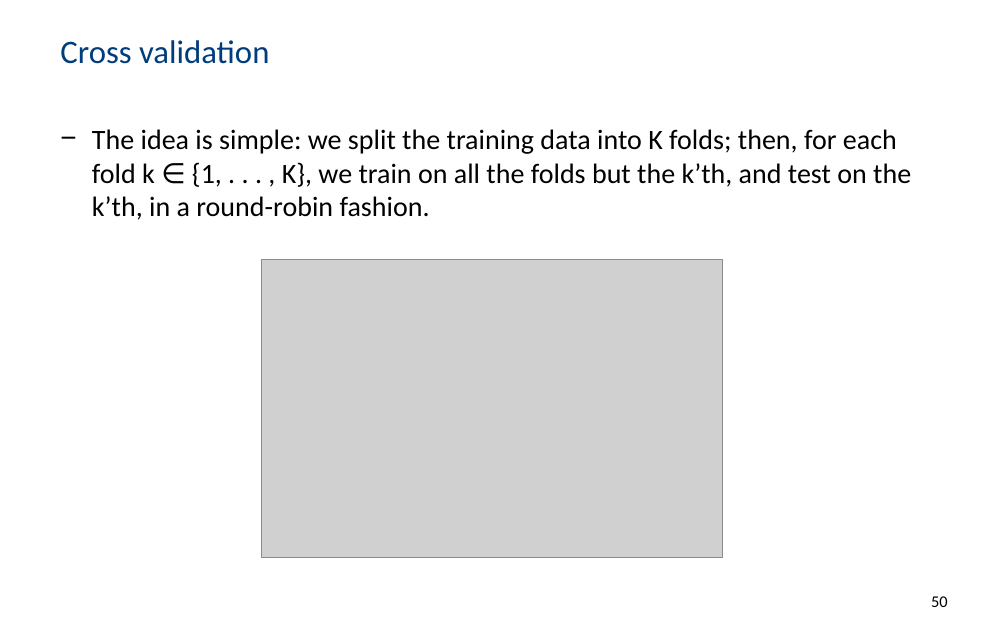
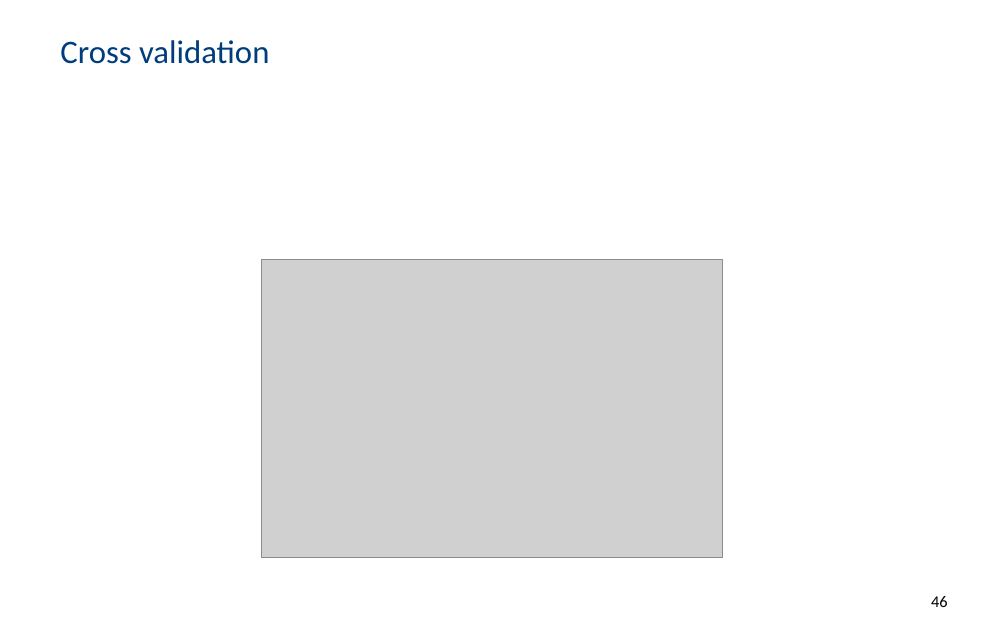
Before and after one commit to PBarnaghi/ML4NS, a slide deck: slide 46 of 02- Regression models and linear prediction/ML4NuerScience_Linear_models.pptx (slide 50 before the commit). Drawn at 1008x630 pixels with LibreOffice and Linux fonts; fonts in the diff are those of the drawing; grey boxes stand for pictures; background and template pictures are left out. Boxes give left, top, right and bottom in pixels: in the first picture for what was removed or moved away, otherwise in the second. Text is boxed around its words. In the diff, an @@ line names an element or a change of style, - is before the commit and + after.

```diff
--- a/02- Regression models and linear prediction/ML4NuerScience_Linear_models.pptx
+++ b/02- Regression models and linear prediction/ML4NuerScience_Linear_models.pptx
@@ text removed at [92, 129, 911, 220] @@
-− The idea is simple: we split the training data into K folds; then, for each fold k ∈ {1, . . . , K}, we train on all the folds but the k’th, and test on the k’th, in a round-robin fashion.
@@ page number at [931, 596, 948, 607]: text changed @@
-50
+46
```
Also in this commit, not shown: 13 other slides changed, 2 slides added, 1 slide removed, 1 other file.
